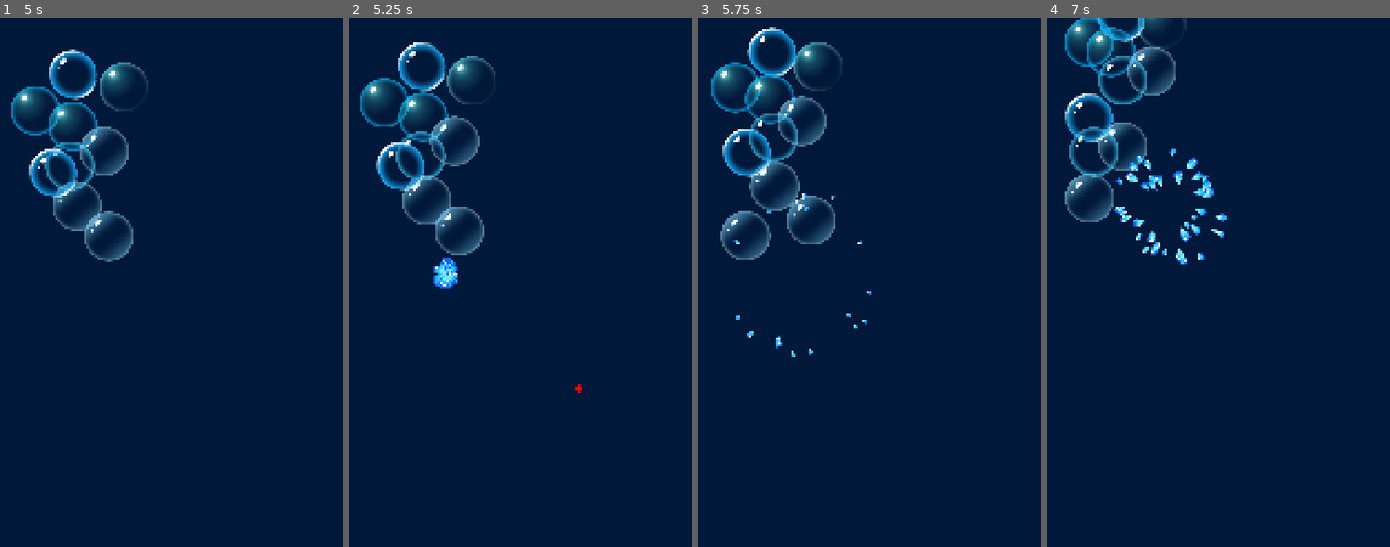
Above: before the commit, frames 1-4 (left to right).
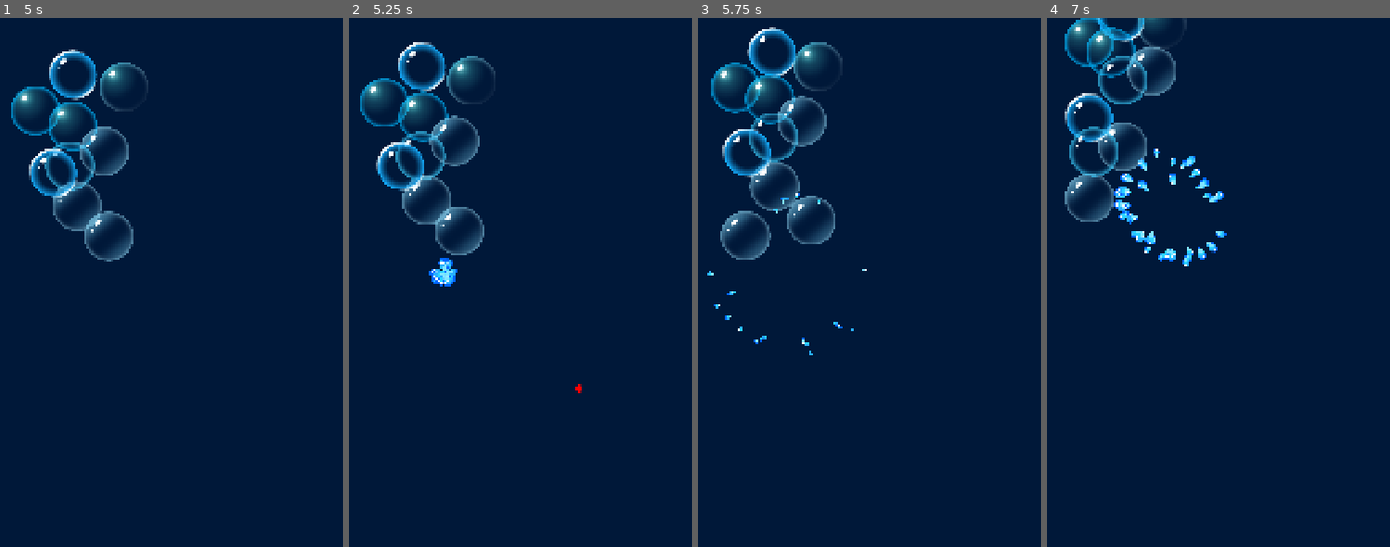
Above: after the commit, the same moments.

Repository: HybridAU/bubble-pop
Game: Godot game, scene res://scenes/main.tscn
The game is run twice, just before and just after one commit, with the same random seed, the same clock (stepped at 60 frames per second) and the same inputs.
Inputs (mouse positions are in pixels of both pictures, inside the frame that each line leads up to):
- Up to frame 1 (5 s): tap Enter at 0.5 s; move the mouse to (301, 351) at 0.52 s; click (301, 351) at 0.67 s; move the mouse to (123, 425) at 1.27 s; click (123, 425) at 1.42 s; move the mouse to (250, 224) at 2.02 s; click (250, 224) at 2.17 s; move the mouse to (188, 536) at 2.77 s; click (188, 536) at 2.92 s; move the mouse to (332, 499) at 3.52 s; click (332, 499) at 3.67 s; move the mouse to (82, 277) at 4.27 s; click (82, 277) at 4.42 s
- Up to frame 2 (5.25 s): move the mouse to (578, 388) at 5.02 s; click (578, 388) at 5.17 s
- Up to frame 3 (5.75 s): no input
- Up to frame 4 (7 s): move the mouse to (1194, 203) at 5.77 s; click (1194, 203) at 5.92 s; move the mouse to (1348, 351) at 6.52 s; click (1348, 351) at 6.67 s

Frame 1 is identical in both runs. In frame 2, 0.3% of the frame differs, in the area x 23-32%, y 45-52%; in frame 3, 0.3%; in frame 4, 1.8%, in the area x 19-53%, y 24-47%.
Error in both runs: Invalid access to property or key 'position' on a base object of type 'InputEventKey'. (res://scripts/main.gd:14)

Commit message:
Spawn droplets with animation rather than code

Diff:
--- a/scenes/bubble.tscn
+++ b/scenes/bubble.tscn
@@ -2,9 +2,154 @@
 
 [ext_resource type="Script" uid="uid://cewle1upkwa3x" path="res://scripts/bubble.gd" id="1_y2db8"]
 [ext_resource type="Script" uid="uid://qowkvfmmrdgm" path="res://scripts/bubble_sprite.gd" id="2_y2db8"]
+[ext_resource type="Texture2D" uid="uid://2s5krq250ra6" path="res://assets/Droplet/droplet.svg" id="3_lc0bl"]
+[ext_resource type="AudioStream" uid="uid://vbihkho7vv5k" path="res://assets/Pop/pop.mp3" id="4_a6s18"]
 
 [sub_resource type="CircleShape2D" id="CircleShape2D_n2mqj"]
 radius = 64.0
+
+[sub_resource type="Animation" id="Animation_ax11v"]
+length = 0.001
+tracks/0/type = "value"
+tracks/0/imported = false
+tracks/0/enabled = true
+tracks/0/path = NodePath("Droplets:emitting")
+tracks/0/interp = 1
+tracks/0/loop_wrap = true
+tracks/0/keys = {
+"times": PackedFloat32Array(0),
+"transitions": PackedFloat32Array(1),
+"update": 1,
+"values": [false]
+}
+tracks/1/type = "value"
+tracks/1/imported = false
+tracks/1/enabled = true
+tracks/1/path = NodePath("PopSound:playing")
+tracks/1/interp = 1
+tracks/1/loop_wrap = true
+tracks/1/keys = {
+"times": PackedFloat32Array(0),
+"transitions": PackedFloat32Array(1),
+"update": 1,
+"values": [false]
+}
+tracks/2/type = "value"
+tracks/2/imported = false
+tracks/2/enabled = true
+tracks/2/path = NodePath("Sprite2D:visible")
+tracks/2/interp = 1
+tracks/2/loop_wrap = true
+tracks/2/keys = {
+"times": PackedFloat32Array(0),
+"transitions": PackedFloat32Array(1),
+"update": 1,
+"values": [true]
+}
+tracks/3/type = "value"
+tracks/3/imported = false
+tracks/3/enabled = true
+tracks/3/path = NodePath("CollisionShape2D:disabled")
+tracks/3/interp = 1
+tracks/3/loop_wrap = true
+tracks/3/keys = {
+"times": PackedFloat32Array(0),
+"transitions": PackedFloat32Array(1),
+"update": 1,
+"values": [false]
+}
+
+[sub_resource type="Animation" id="Animation_lc0bl"]
+resource_name = "pop_animation"
+tracks/0/type = "value"
+tracks/0/imported = false
+tracks/0/enabled = true
+tracks/0/path = NodePath("Droplets:emitting")
+tracks/0/interp = 1
+tracks/0/loop_wrap = true
+tracks/0/keys = {
+"times": PackedFloat32Array(0),
+"transitions": PackedFloat32Array(1),
+"update": 1,
+"values": [true]
+}
+tracks/1/type = "value"
+tracks/1/imported = false
+tracks/1/enabled = true
+tracks/1/path = NodePath("PopSound:playing")
+tracks/1/interp = 1
+tracks/1/loop_wrap = true
+tracks/1/keys = {
+"times": PackedFloat32Array(0),
+"transitions": PackedFloat32Array(1),
+"update": 1,
+"values": [true]
+}
+tracks/2/type = "method"
+tracks/2/imported = false
+tracks/2/enabled = true
+tracks/2/path = NodePath(".")
+tracks/2/interp = 1
+tracks/2/loop_wrap = true
+tracks/2/keys = {
+"times": PackedFloat32Array(1),
+"transitions": PackedFloat32Array(1),
+"values": [{
+"args": [],
+"method": &"queue_free"
+}]
+}
+tracks/3/type = "value"
+tracks/3/imported = false
+tracks/3/enabled = true
+tracks/3/path = NodePath("Sprite2D:visible")
+tracks/3/interp = 1
+tracks/3/loop_wrap = true
+tracks/3/keys = {
+"times": PackedFloat32Array(0),
+"transitions": PackedFloat32Array(1),
+"update": 1,
+"values": [false]
+}
+tracks/4/type = "value"
+tracks/4/imported = false
+tracks/4/enabled = true
+tracks/4/path = NodePath("CollisionShape2D:disabled")
+tracks/4/interp = 1
+tracks/4/loop_wrap = true
+tracks/4/keys = {
+"times": PackedFloat32Array(0),
+"transitions": PackedFloat32Array(1),
+"update": 1,
+"values": [true]
+}
+
+[sub_resource type="AnimationLibrary" id="AnimationLibrary_a6s18"]
+_data = {
+&"RESET": SubResource("Animation_ax11v"),
+&"pop_animation": SubResource("Animation_lc0bl")
+}
+
+[sub_resource type="Curve" id="Curve_8ycye"]
+_data = [Vector2(0, 1), 0.0, 0.0, 0, 0, Vector2(1, 0), 0.0, 0.0, 0, 0]
+point_count = 2
+
+[sub_resource type="CurveTexture" id="CurveTexture_pwclm"]
+curve = SubResource("Curve_8ycye")
+
+[sub_resource type="ParticleProcessMaterial" id="ParticleProcessMaterial_6jlkr"]
+particle_flag_align_y = true
+particle_flag_disable_z = true
+angle_min = -179.99998
+angle_max = 180.00002
+direction = Vector3(0, 0, 0)
+spread = 180.0
+initial_velocity_min = 300.0
+initial_velocity_max = 400.0
+gravity = Vector3(0, 0, 0)
+scale_min = 0.099999994
+scale_max = 0.19999999
+scale_curve = SubResource("CurveTexture_pwclm")
 
 [node name="Bubble" type="Area2D" unique_id=643527387]
 script = ExtResource("1_y2db8")
@@ -17,5 +162,20 @@
 
 [node name="Timer" type="Timer" parent="." unique_id=1248990173]
 
+[node name="PopAnimation" type="AnimationPlayer" parent="." unique_id=1736023463]
+libraries/ = SubResource("AnimationLibrary_a6s18")
+
+[node name="Droplets" type="GPUParticles2D" parent="." unique_id=675552805]
+emitting = false
+amount = 20
+texture = ExtResource("3_lc0bl")
+one_shot = true
+explosiveness = 1.0
+randomness = 0.33
+process_material = SubResource("ParticleProcessMaterial_6jlkr")
+
+[node name="PopSound" type="AudioStreamPlayer2D" parent="." unique_id=2023050390]
+stream = ExtResource("4_a6s18")
+
 [connection signal="body_entered" from="." to="." method="_on_body_entered"]
 [connection signal="timeout" from="Timer" to="." method="_on_timer_timeout"]
--- a/scenes/droplets.tscn
+++ b/scenes/droplets.tscn
@@ -26,6 +26,7 @@
 [node name="Droplets" type="Node2D" unique_id=1311663594]
 
 [node name="Droplets" type="GPUParticles2D" parent="." unique_id=1574173926]
+emitting = false
 amount = 20
 texture = ExtResource("1_c4ja4")
 one_shot = true
--- a/scripts/bubble.gd
+++ b/scripts/bubble.gd
@@ -1,6 +1,7 @@
 extends Area2D
 
-var droplets = preload("res://scenes/droplets.tscn")
+@onready var pop_animation: AnimationPlayer = $PopAnimation
+
 
 var vertical_speed = 60
 var horizontal_speed = 0
@@ -23,8 +24,4 @@
 
 
 func _on_body_entered(body: Node2D) -> void:
-	var new_droplets = droplets.instantiate()
-	var root_node = get_parent()
-	new_droplets.position = position
-	root_node.add_child(new_droplets)
-	queue_free()
+	pop_animation.play("pop_animation")
Not shown, added: assets/Pop/pop.mp3.import
Not shown, changed: README.md
Not shown, added: assets/Pop/pop.mp3
